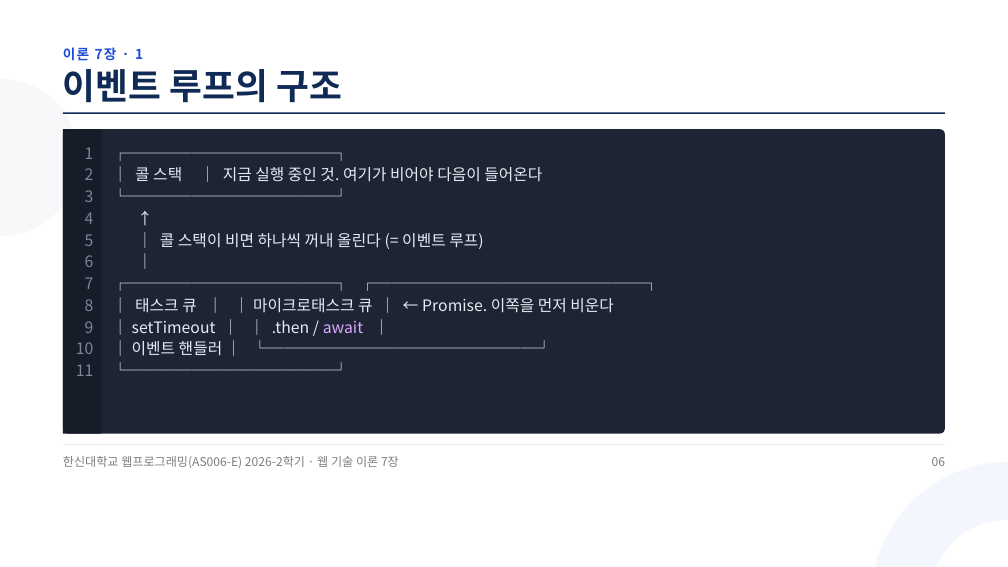
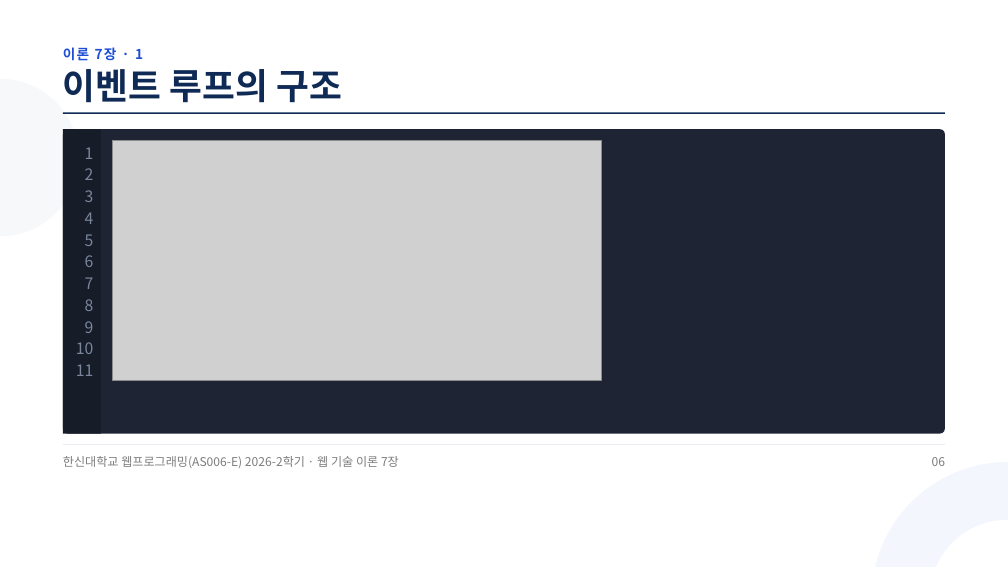
Before and after one commit to aebonlee/materials, a slide deck: slide 6 of hs-web/T07_비동기_처리와_HTTP_통신.pptx. Drawn at 1008x567 pixels with LibreOffice and Linux fonts; fonts in the diff are those of the drawing; grey boxes stand for pictures. Boxes give left, top, right and bottom in pixels: in the first picture for what was removed or moved away, otherwise in the second. Text is boxed around its words. In the diff, an @@ line names an element or a change of style, - is before the commit and + after.

```diff
--- a/hs-web/T07_비동기_처리와_HTTP_통신.pptx
+++ b/hs-web/T07_비동기_처리와_HTTP_통신.pptx
@@ picture added at [112, 141, 601, 381] @@
@@ text removed at [132, 167, 614, 356] @@
-┌─────────────┐
-│ 콜 스택 │ 지금 실행 중인 것. 여기가 비어야 다음이 들어온다
-└─────────────┘
-↑
-│ 콜 스택이 비면 하나씩 꺼내 올린다 (= 이벤트 루프)
-│
-┌─────────────┐ ┌─────────────────┐
-│ 태스크 큐 │ │ 마이크로태스크 큐 │ ← Promise. 이쪽을 먼저 비운다
-│ setTimeout │ │ .then / await │
-│ 이벤트 핸들러 │ └─────────────────┘
-└─────────────┘
```
Also in this commit, not shown: 1 other slide changed, 15 other files.
